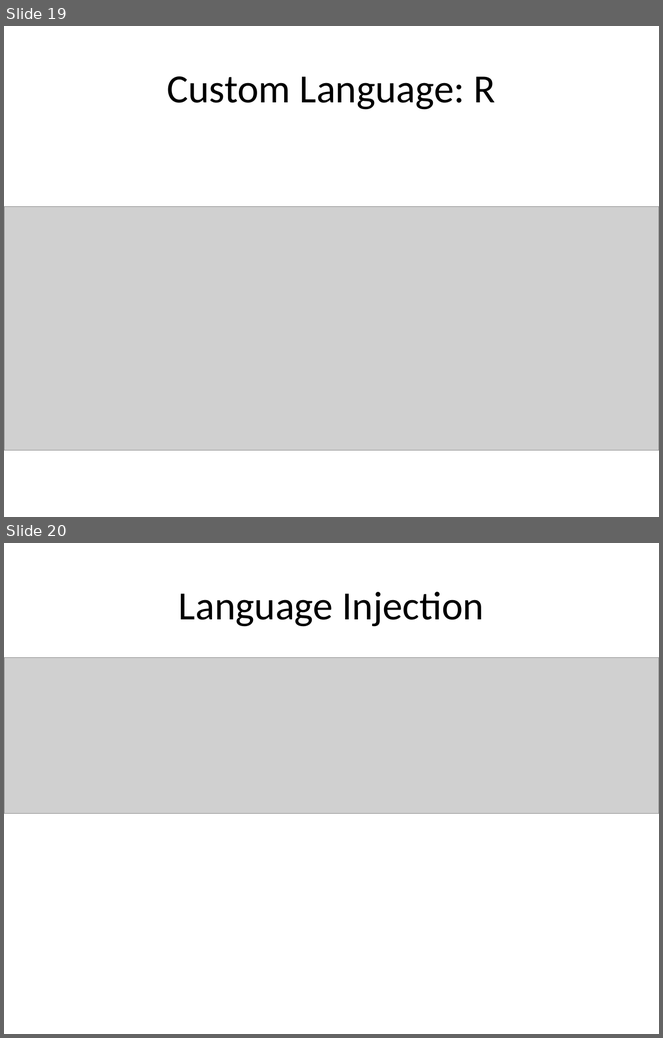
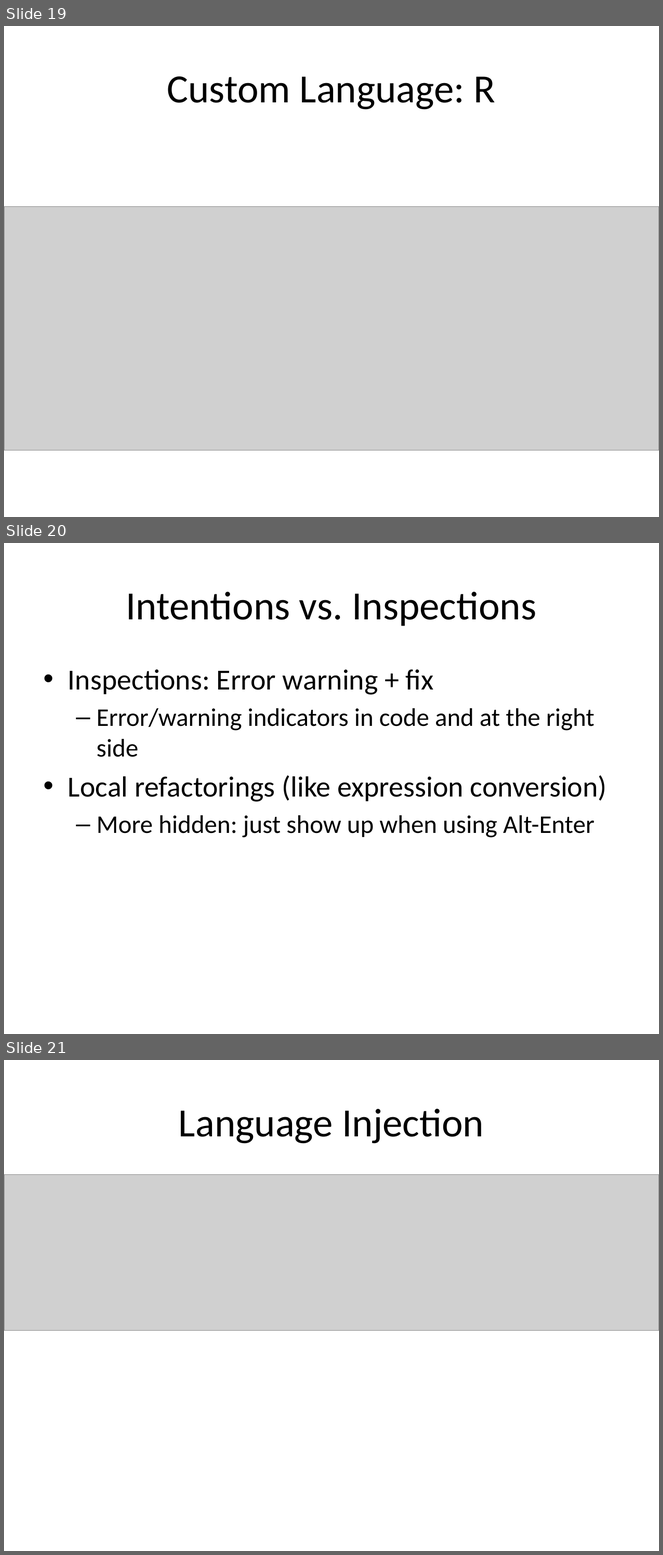
Before and after one commit to holgerbrandl/r4intellij, a slide deck: R4Intellij.pptx. Shown one above the other, each under a label of ours: slides 19 and 20 before the commit, slides 19, 20 and 21 after it. The pictures are 663x1038 and 663x1555 pixels, drawn with LibreOffice and Linux fonts; fonts in the diff are those of the drawing; grey boxes stand for pictures. Boxes give left, top, right and bottom in pixels: in the first picture for what was removed or moved away, otherwise in the second. Text is boxed around its words. In the diff, an @@ line names an element or a change of style, - is before the commit and + after.

```diff
--- a/R4Intellij.pptx
+++ b/R4Intellij.pptx
@@ slide 20 added at (4, 543, 659, 1034), background #FFFFFF @@
@@ title added at (126, 591, 536, 626), 44 pt, text #000000 @@
+Intentions vs. Inspections
@@ text added at (68, 669, 607, 838), 28 pt, text #000000 @@
+• Inspections: Error warning + fix
+  – Error/warning indicators in code and at the right side
+• Local refactorings (like expression conversion)
+  – More hidden: just show up when using Alt-Enter
@@ what was slide 20 is now slide 21 @@
```
Also in this commit, not shown: 10 other files.
